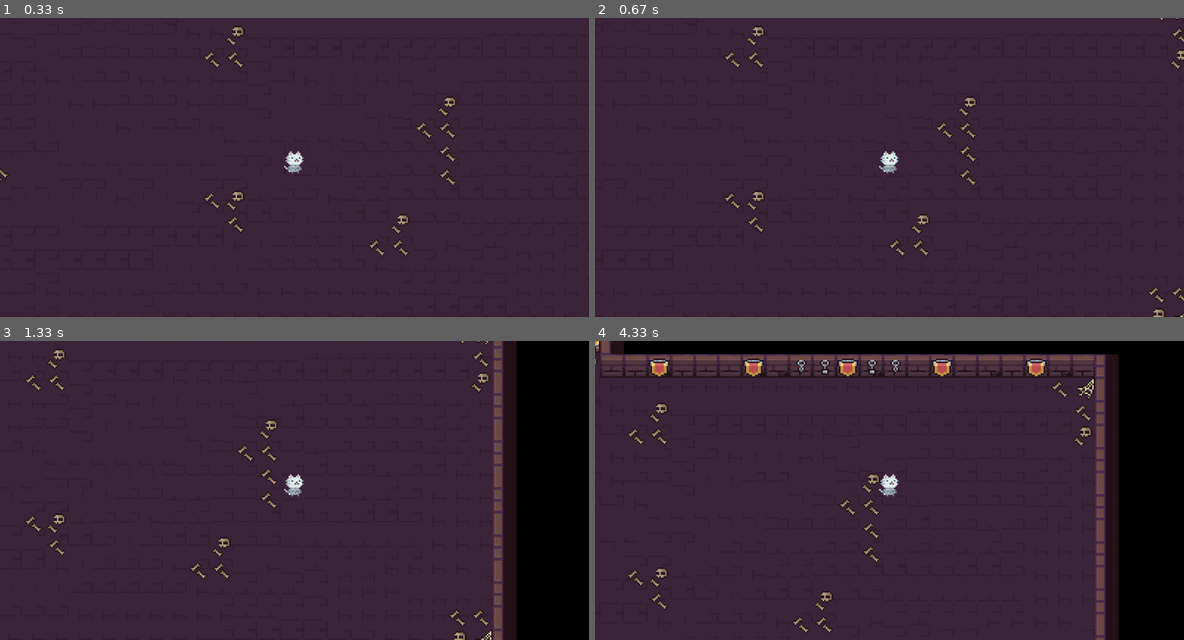
Above: before the commit, frames 1-4 (two rows, left to right).
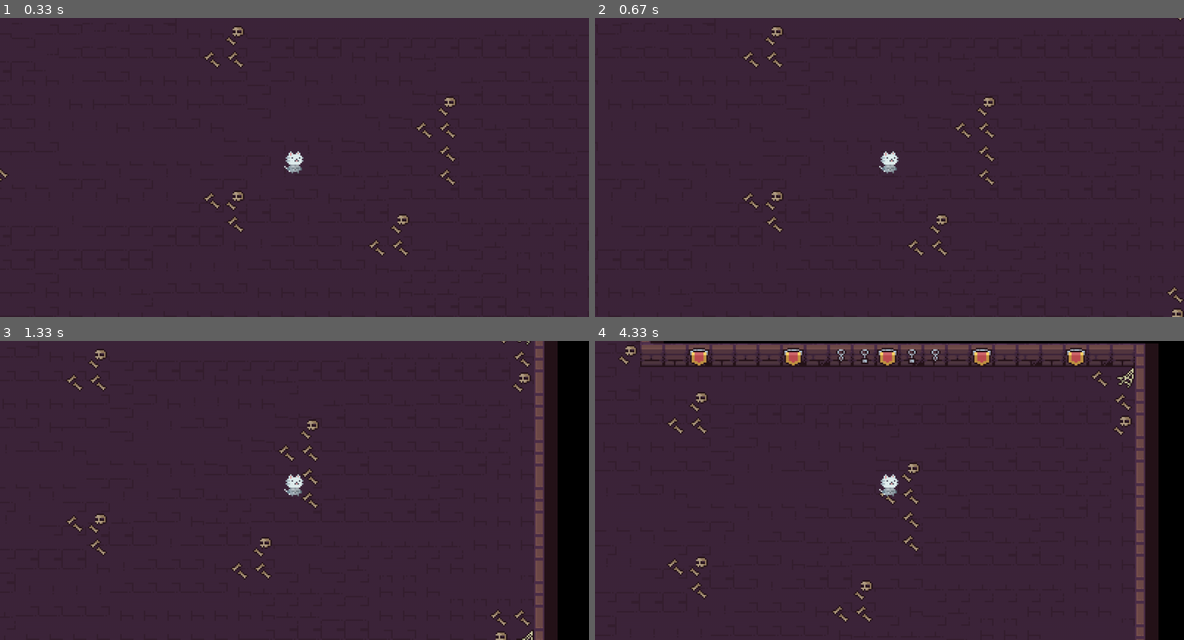
Above: after the commit, the same moments.

Repository: insper-classroom/devlife-23-1-projeto-pygame-luigi_ribolla
Game: pygame game, started from jogo.py
The game is run twice, just before and just after one commit, with the same random seed, the same clock (stepped at 60 frames per second) and the same inputs.
Inputs:
- Up to frame 1 (0.33 s): no input
- Up to frame 2 (0.67 s): hold R from 0.33 s (still down); hold D from 0.33 s (still down)
- Up to frame 3 (1.33 s): release R at 0.8 s; release D at 0.8 s; hold D 0.83-1.3 s
- Up to frame 4 (4.33 s): hold W 1.33-1.63 s; hold D 1.67-2.13 s; hold A 2.17-2.7 s; hold S 2.73-3.03 s; hold A 3.07-3.47 s; hold W 3.5-3.87 s; hold D from 3.9 s (still down)

Frame 1 is identical in both runs. In frame 2, 1.8% of the frame differs, in the area x 21-100%, y 0-100%; in frame 3, 12%; in frame 4, 18%, in the area x 0-96%, y 0-100%.

Commit message:
Avaliação de Heurísticas e Mov./Sprite "hunter"

Diff:
--- a/hunter.py
+++ b/hunter.py
@@ -17,6 +17,7 @@
         # movimentação
         self.direcao = pg.math.Vector2() # vetor de direção
         self.vel = 5
+
 
         self.objetos = objetos
         # indica se o jogador está atacando
@@ -76,9 +77,9 @@
             self.direcao.x = 0
 
         if tecla[pg.K_r]:
-            self.vel = 8
+            self.vel = 6
         else:
-            self.vel = 5
+            self.vel = 4
 
         # ataque
         if tecla[pg.K_SPACE] and not self.ataque:
Binary file changed: docs/site/static/img/Baixar_Jogo.png
Binary file removed: docs/site/static/img/Baixar_Jogo2.png
Binary file added: docs/site/static/img/desolation_blue.png
Binary file added: docs/site/static/img/desolation_purple.png
Binary file added: docs/site/static/img/foto_jogo1.png
Not shown, changed: docs/index.html
Not shown, added: docs/site/static/style/New_Rocker.zip
Not shown, changed: docs/site/static/style/style.css
